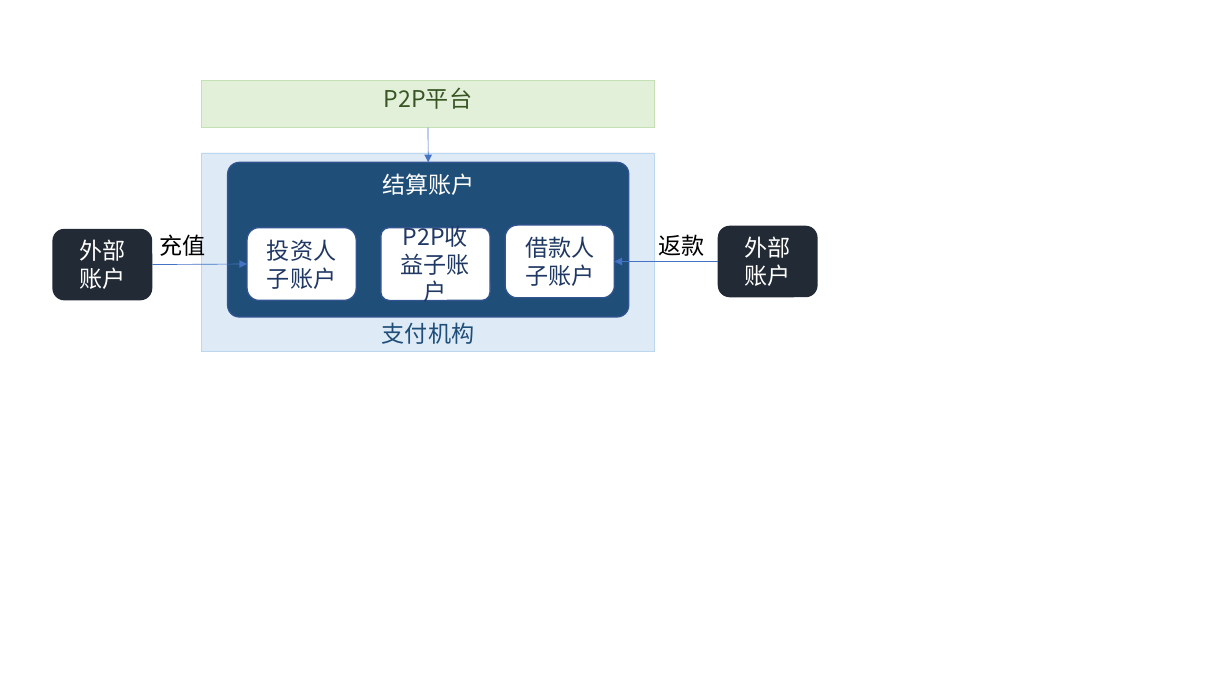
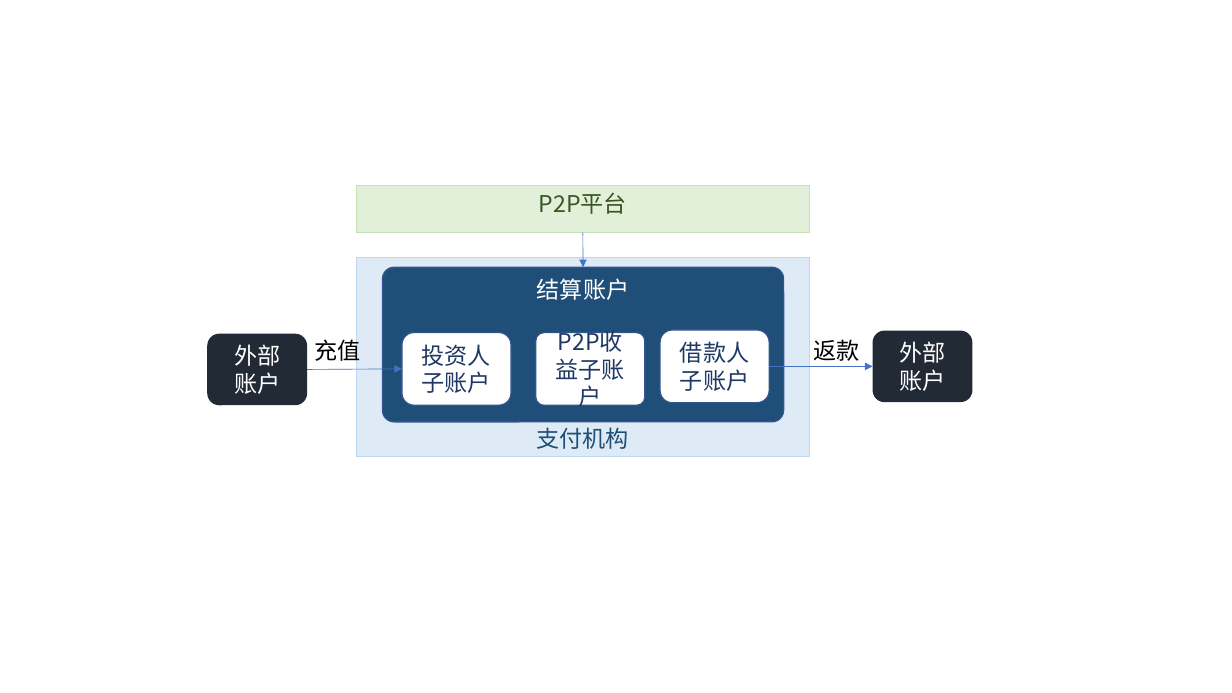
Before and after one commit to cocolian/cocolian-resources, a slide deck: slide 10 of design/P2P.pptx (slide 7 before the commit). Drawn at 1232x693 pixels with LibreOffice and Linux fonts; fonts in the diff are those of the drawing. Boxes give left, top, right and bottom in pixels: in the first picture for what was removed or moved away, otherwise in the second. Text is boxed around its words. In the diff, an @@ line names an element or a change of style, - is before the commit and + after.

```diff
--- a/design/P2P.pptx
+++ b/design/P2P.pptx
@@ 6 rounded rectangles, 3 arrows, 2 rectangles, 2 texts: place and size @@
-6 rounded rectangles, 3 arrows, 2 rectangles, 2 texts at bbox=[53, 80, 818, 351]
+6 rounded rectangles, 3 arrows, 2 rectangles, 2 texts at bbox=[207, 185, 972, 457]
```
Also in this commit, not shown: 2 other slides changed, 3 slides added, 4 other files.
